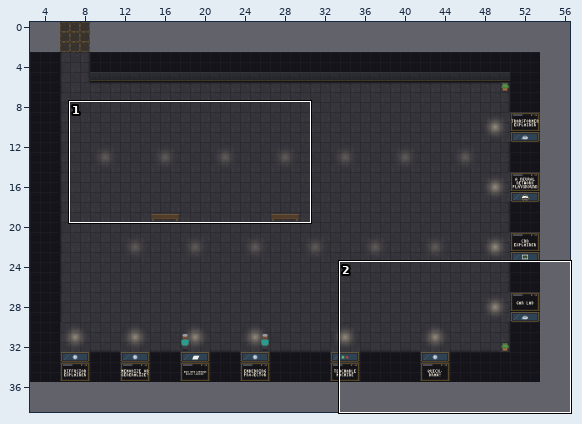
Level history. Tiled map (JSON): maps/workbench.tmj. The first picture is a wide view before the edit; the outline marks the close-up.
Close-up. First the earlier version:
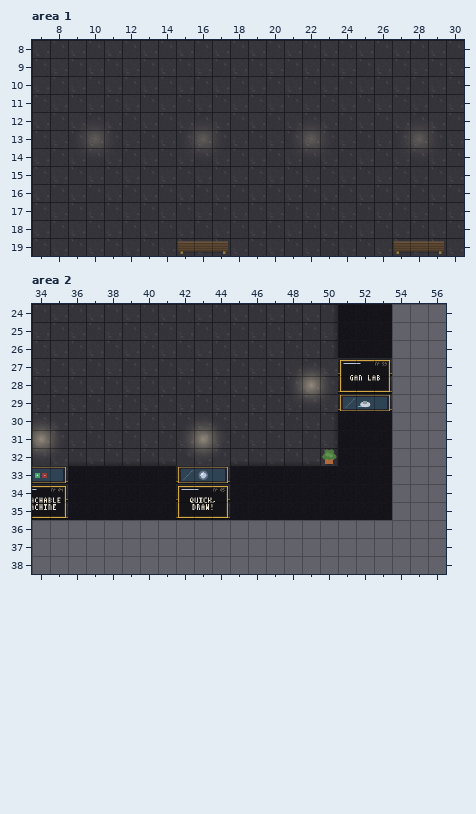
Cells are 32x32 px. Shown: area 1 x 7..30, y 8..19; area 2 x 34..56, y 24..38. The commit also changed other parts of the map, which this record leaves out.
After the commit:
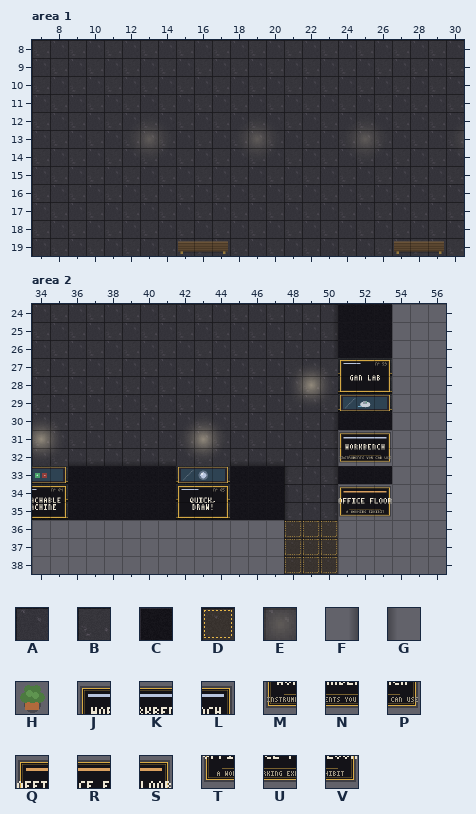
Key: from "museum": A 32, B 33, C 44, D 62, E 76, F 87, G 90, H 2286, J 3449, K 3450, L 3451, M 3452, N 3453, P 3454, Q 3455, R 3456, S 3457, T 3458, U 3459, V 3460.
_ is an empty cell.
See-through tiles are keyed as they look on the map.
From old to new:
Layer "decor", area 1:
y 13: x 10 E -> _; x 13 _ -> E; x 16 E -> _; x 19 _ -> E; x 22 E -> _; x 25 _ -> E; x 28 E -> _
Layer "floor", area 2:
y 33: x 48..50 ___ -> BAB
y 34: x 48..50 ___ -> ABA
y 35: x 48..50 ___ -> BAB
y 36..38: x 48..50 ___ -> DDD
Layer "decor", area 2:
y 33..35: x 48 _ -> G; x 50 _ -> F
Layer "props", area 2:
y 32: x 50 H -> _
Layer "walls", area 2:
y 31: x 51..53 CCC -> JKL
y 32: x 51..53 CCC -> MNP
y 33: x 48..50 CCC -> ___
y 34: x 48..53 CCCCCC -> ___QRS
y 35: x 48..53 CCCCCC -> ___TUV
